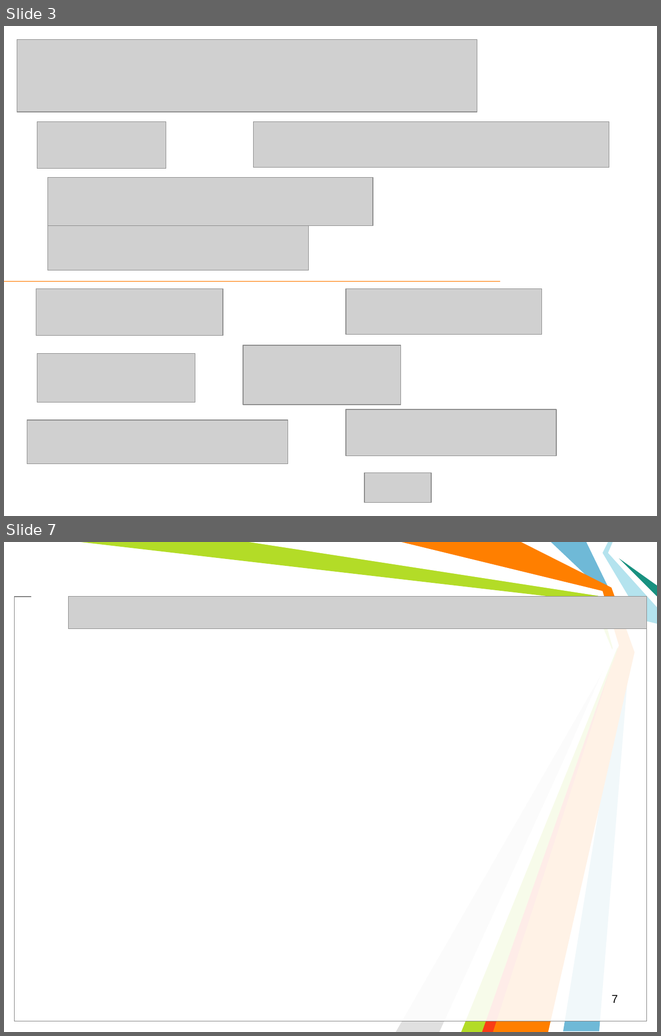
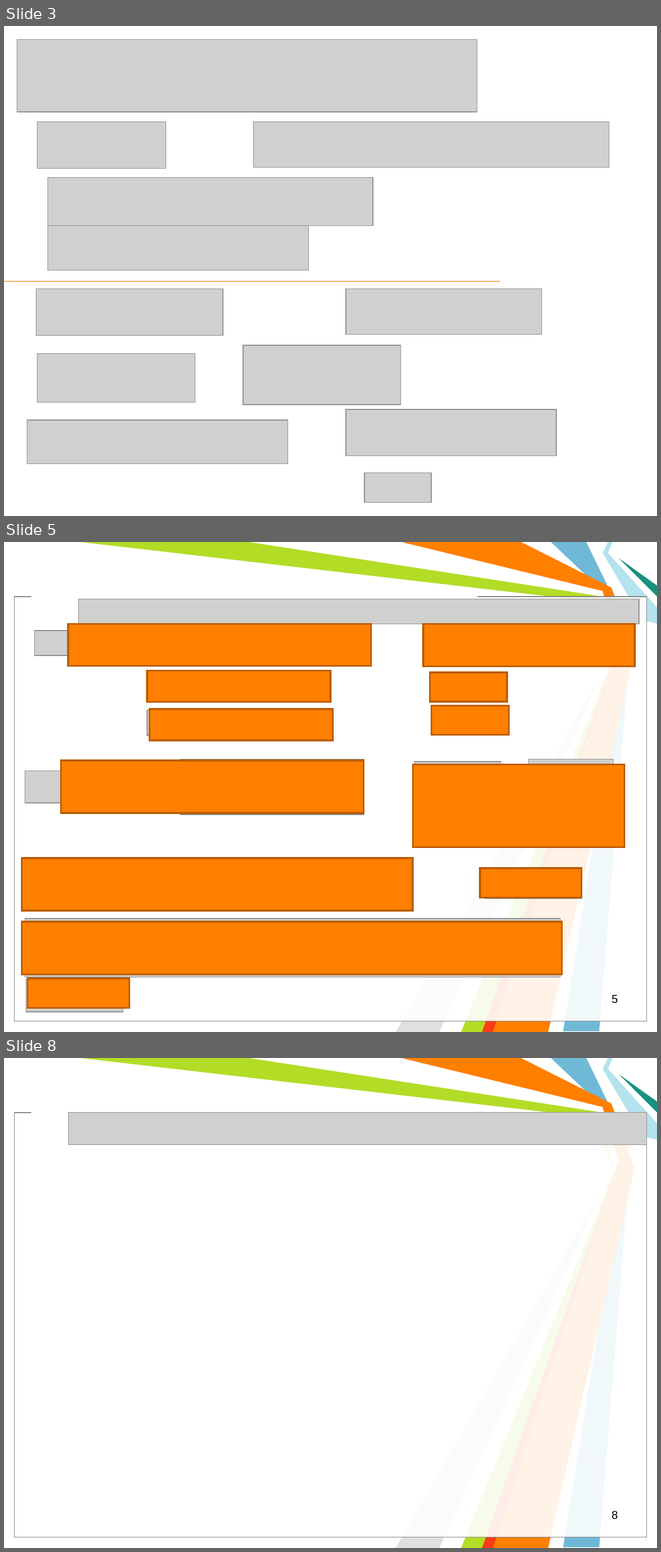
Before and after one commit to l432/NMK, a slide deck: Lecture/Chem/Lessons10/Less00_10sN.ppt. Shown one above the other, each under a label of ours: slides 3 and 7 before the commit, slides 3, 5 and 8 after it; the slides between them are not shown. The pictures are 661x1036 and 661x1552 pixels, drawn with LibreOffice and Linux fonts; fonts in the diff are those of the drawing; grey boxes stand for pictures; background and template pictures are left out. Boxes give left, top, right and bottom in pixels: in the first picture for what was removed or moved away, otherwise in the second. Text is boxed around its words. In the diff, an @@ line names an element or a change of style, - is before the commit and + after.

```diff
--- a/Lecture/Chem/Lessons10/Less00_10sN.ppt
+++ b/Lecture/Chem/Lessons10/Less00_10sN.ppt
@@ slide 5 added at (4, 542, 657, 1032), background #FFFFFF; not listed: 11 template elements that a slide beside it also shows @@
@@ picture added at (78, 599, 639, 624) @@
@@ picture added at (35, 631, 86, 655) @@
@@ rectangle added at (68, 624, 371, 666), fill #FF7F00, outline #BC5C00 2.01 pt @@
@@ picture added at (148, 631, 371, 663) @@
@@ rectangle added at (423, 624, 635, 667), fill #FF7F00, outline #BC5C00 2.01 pt @@
@@ rectangle added at (147, 671, 330, 702), fill #FF7F00, outline #BC5C00 2.01 pt @@
@@ picture added at (148, 674, 325, 699) @@
@@ rectangle added at (430, 672, 507, 702), fill #FF7F00, outline #BC5C00 2.01 pt @@
@@ picture added at (147, 710, 326, 735) @@
@@ rectangle added at (150, 709, 333, 741), fill #FF7F00, outline #BC5C00 2.01 pt @@
@@ rectangle added at (432, 706, 509, 735), fill #FF7F00, outline #BC5C00 2.01 pt @@
@@ picture added at (440, 706, 505, 732) @@
@@ rectangle added at (61, 760, 364, 812), fill #FF7F00, outline #BC5C00 2.01 pt @@
@@ picture added at (180, 759, 364, 814) @@
@@ picture added at (415, 761, 501, 806) @@
@@ picture added at (528, 759, 613, 806) @@
@@ picture added at (25, 771, 107, 803) @@
@@ rectangle added at (413, 765, 624, 848), fill #FF7F00, outline #BC5C00 2.01 pt @@
@@ rectangle added at (21, 858, 413, 911), fill #FF7F00, outline #BC5C00 2.01 pt @@
@@ picture added at (26, 857, 396, 910) @@
@@ rectangle added at (480, 868, 582, 897), fill #FF7F00, outline #BC5C00 2.01 pt @@
@@ picture added at (485, 869, 581, 899) @@
@@ rectangle added at (21, 921, 562, 974), fill #FF7F00, outline #BC5C00 2.01 pt @@
@@ picture added at (25, 918, 560, 977) @@
@@ picture added at (26, 979, 123, 1012) @@
@@ rectangle added at (27, 978, 130, 1007), fill #FF7F00, outline #BC5C00 2.01 pt @@
@@ page number added at (611, 995, 618, 1003), 12.5 pt, text #000000 @@
+5
@@ what was slide 7 is now slide 8 @@
@@ page number at (611, 1511, 618, 1519): text changed @@
-7
+8
```
Also in this commit, not shown: 1 slide changed, 2 other slides added, 2 slides removed.
